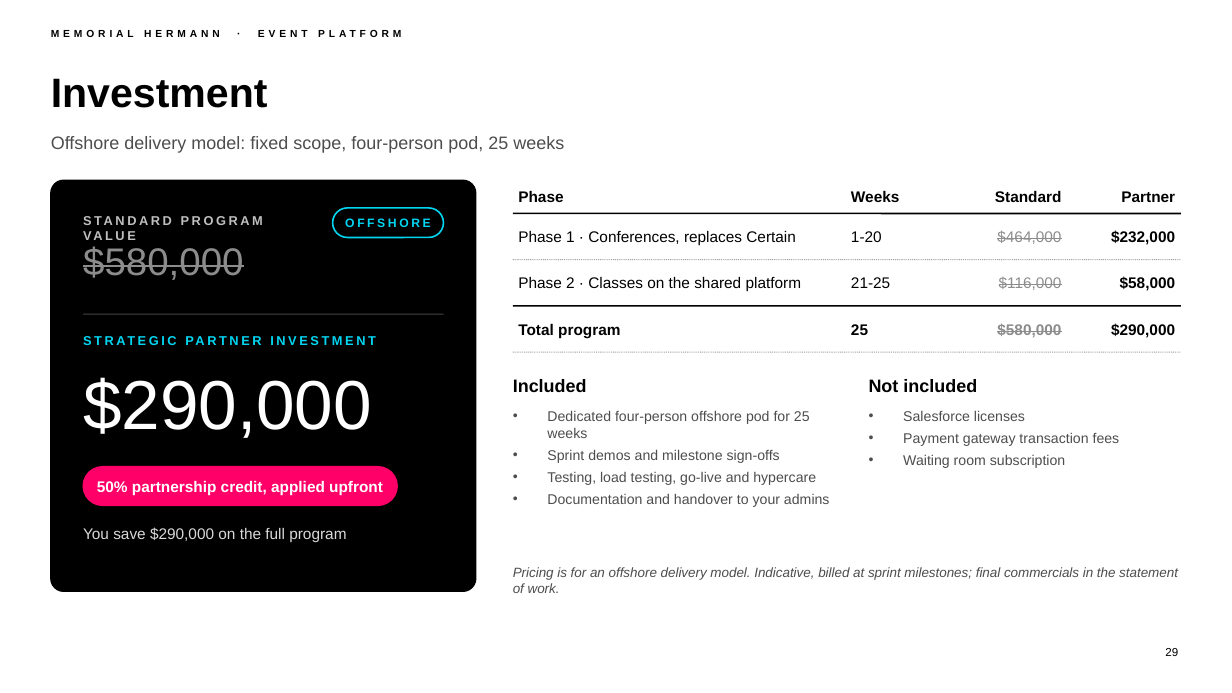
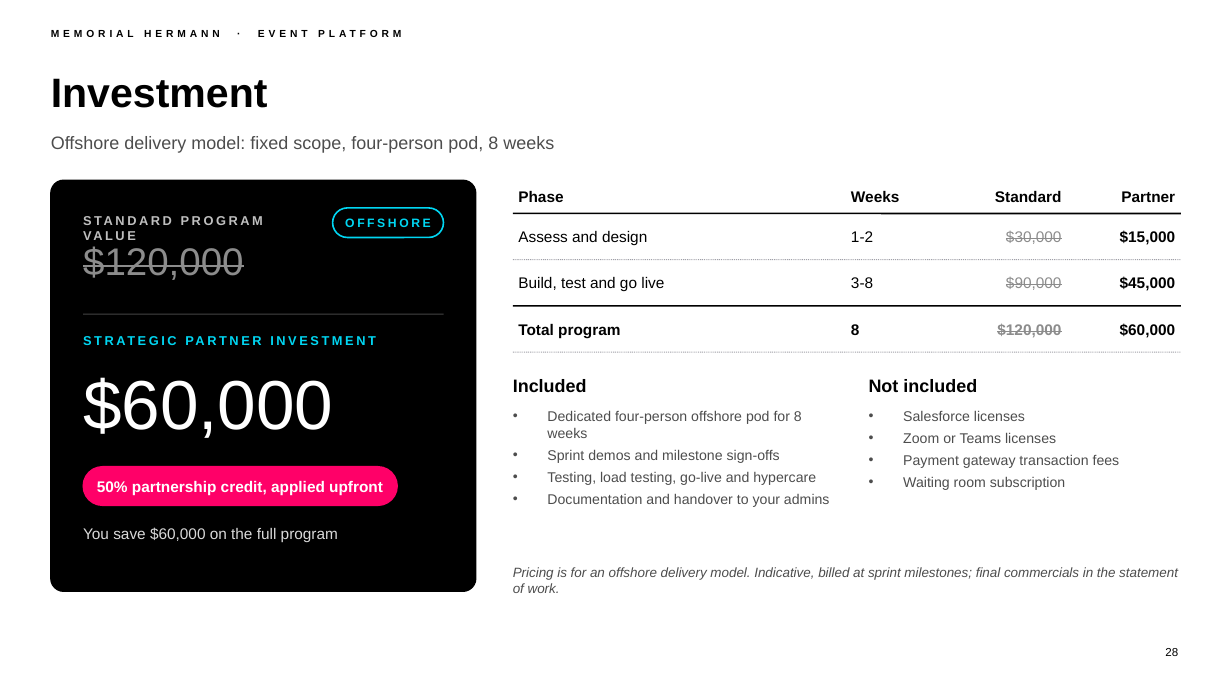
Before and after one commit to chintasurya/preSales_Memorial-hermann, a slide deck: slide 28 of deck/Memorial-Hermann-Event-Platform.pptx (slide 29 before the commit). Drawn at 1232x693 pixels with LibreOffice and Linux fonts; fonts in the diff are those of the drawing; background and template pictures are left out. Boxes give left, top, right and bottom in pixels: in the first picture for what was removed or moved away, otherwise in the second. Text is boxed around its words. In the diff, an @@ line names an element or a change of style, - is before the commit and + after.

```diff
--- a/deck/Memorial-Hermann-Event-Platform.pptx
+++ b/deck/Memorial-Hermann-Event-Platform.pptx
@@ text at box(51, 136, 554, 153): text changed @@
-Offshore delivery model: fixed scope, four-person pod, 25 weeks
+Offshore delivery model: fixed scope, four-person pod, 8 weeks
@@ text at box(518, 231, 647, 245): text changed @@
-Phase 1 · Conferences, replaces Certain
+Assess and design
@@ text at box(851, 231, 873, 242): text changed @@
-1-20
+1-2
@@ text at box(1006, 231, 1062, 244): text changed @@
-$464,000
+$30,000
@@ text at box(1120, 230, 1176, 245): text changed @@
-$232,000
+$15,000
@@ text at box(83, 246, 243, 280): text changed @@
-$580,000
+$120,000
@@ text at box(518, 277, 664, 291): text changed @@
-Phase 2 · Classes on the shared platform
+Build, test and go live
@@ text at box(851, 277, 873, 288): text changed @@
-21-25
+3-8
@@ text at box(1006, 277, 1062, 290): text changed @@
-$116,000
+$90,000
@@ text at box(1120, 276, 1176, 291): text changed @@
-$58,000
+$45,000
@@ text at box(851, 324, 860, 335): text changed @@
-25
+8
@@ text at box(997, 324, 1061, 338): text changed @@
-$580,000
+$120,000
@@ text at box(1120, 323, 1176, 338): text changed @@
-$290,000
+$60,000
@@ text at box(83, 377, 333, 438): text changed @@
-$290,000
+$60,000
@@ text at box(547, 411, 802, 438): text changed @@
-• Dedicated four-person offshore pod for 25 weeks
+• Dedicated four-person offshore pod for 8 weeks
@@ text at box(903, 433, 1056, 443): paragraph added @@
+• Zoom or Teams licenses
@@ text at box(83, 527, 338, 542): text changed @@
-You save $290,000 on the full program
+You save $60,000 on the full program
@@ page number at box(1165, 648, 1178, 656): text changed @@
-29
+28
```
Also in this commit, not shown: 16 other slides changed, 2 slides added, 3 slides removed, 9 other files.
